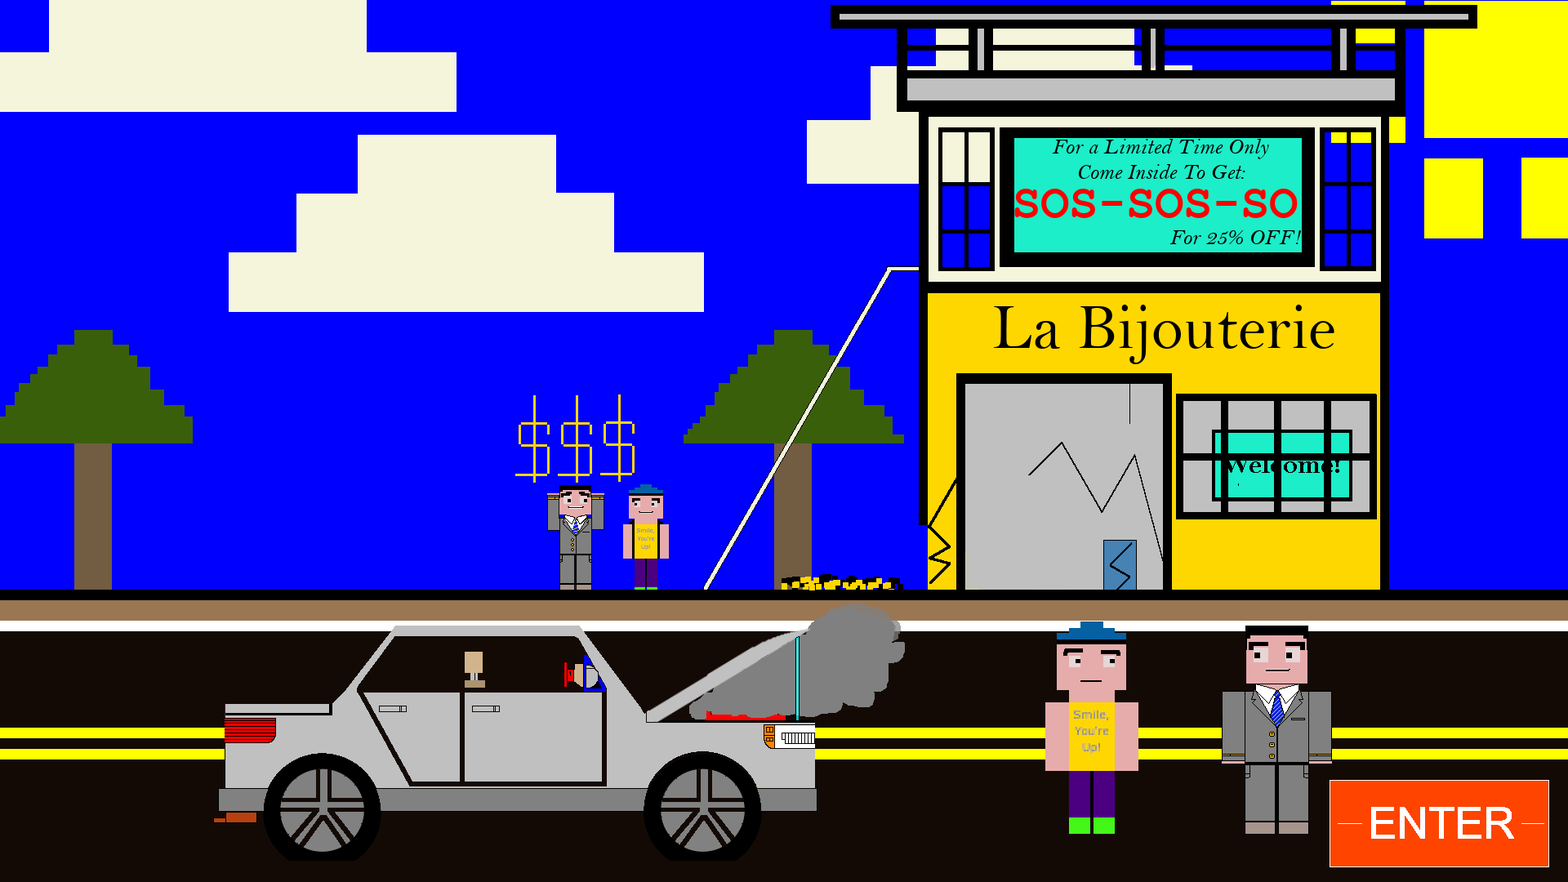
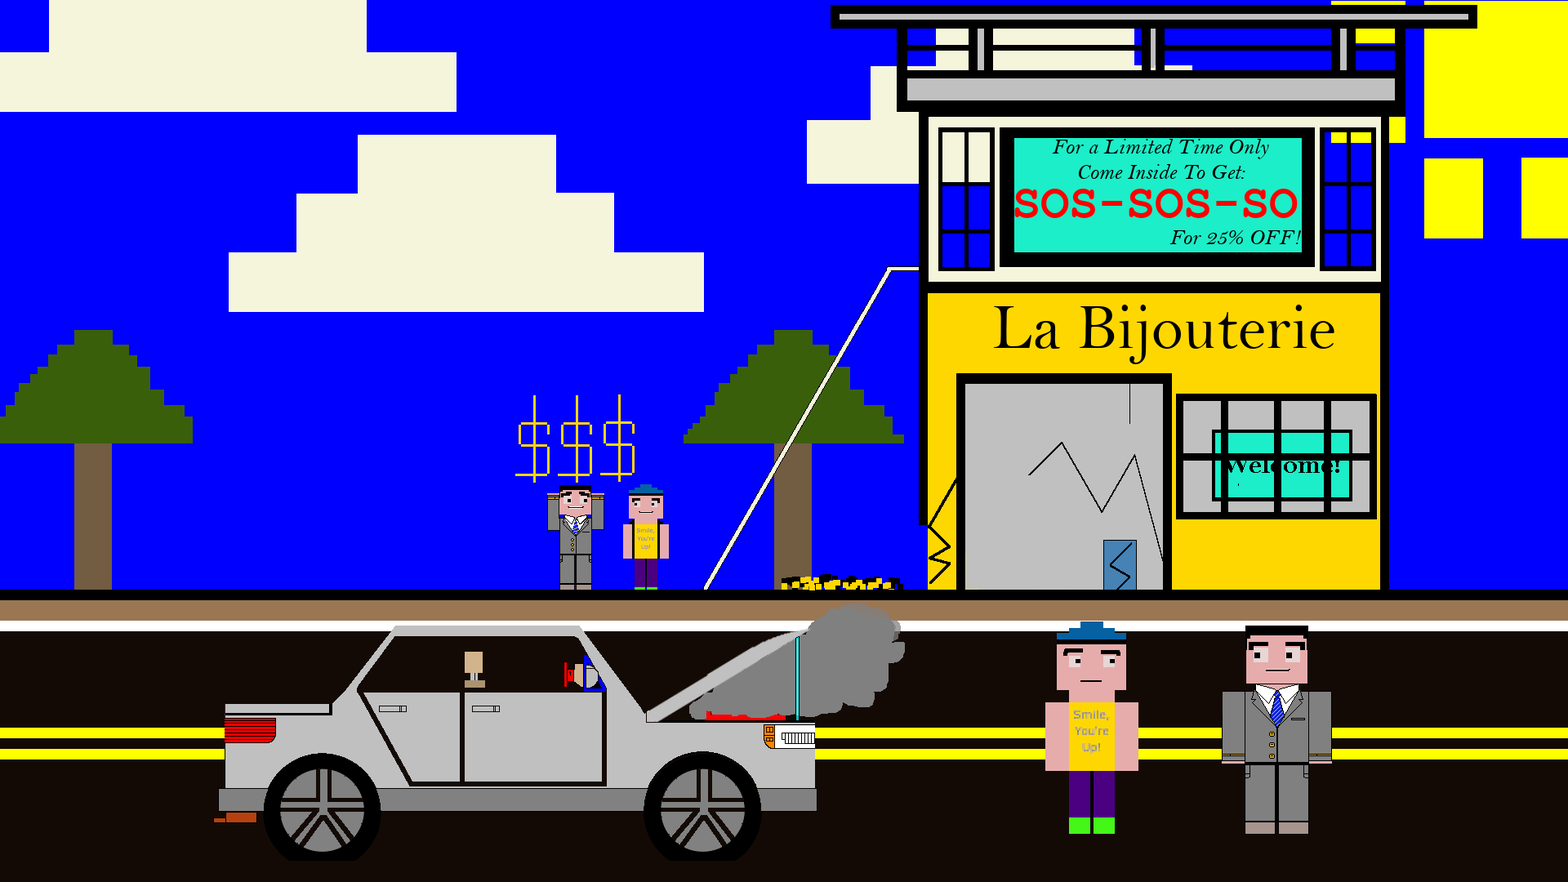
Comparing the layer stacks of the two 1568px x 882px images. Changes:
hid "ENTER.xcf copy" over [1329, 779, 1551, 869]